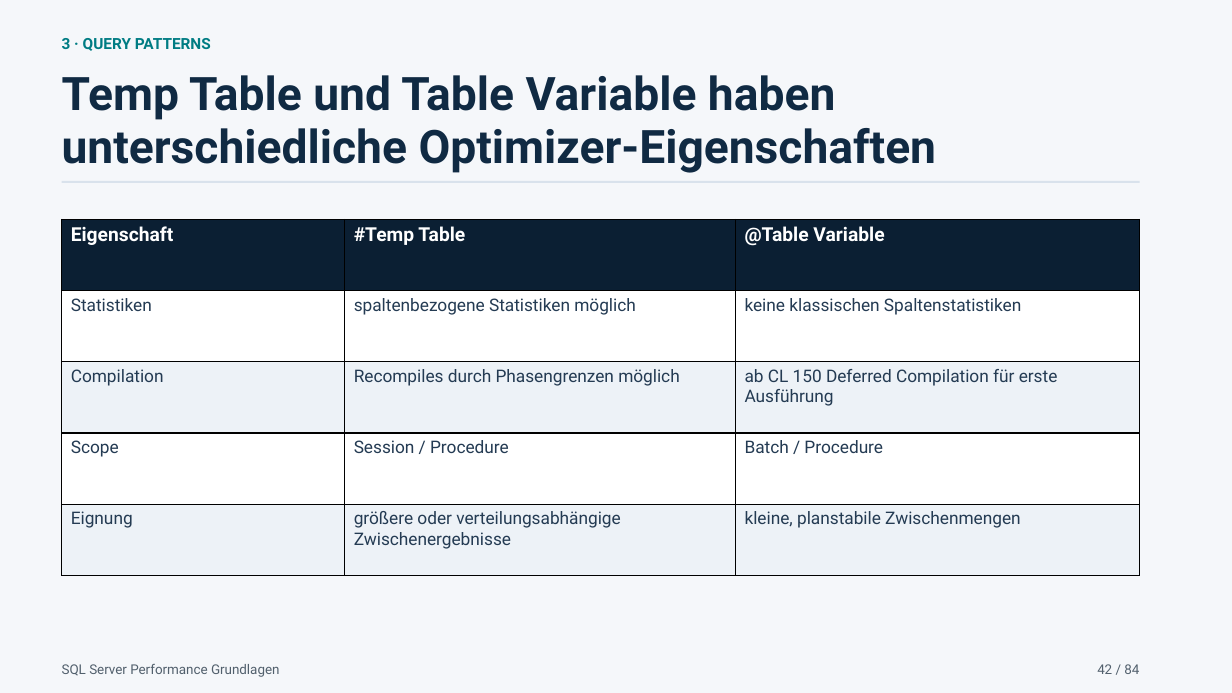
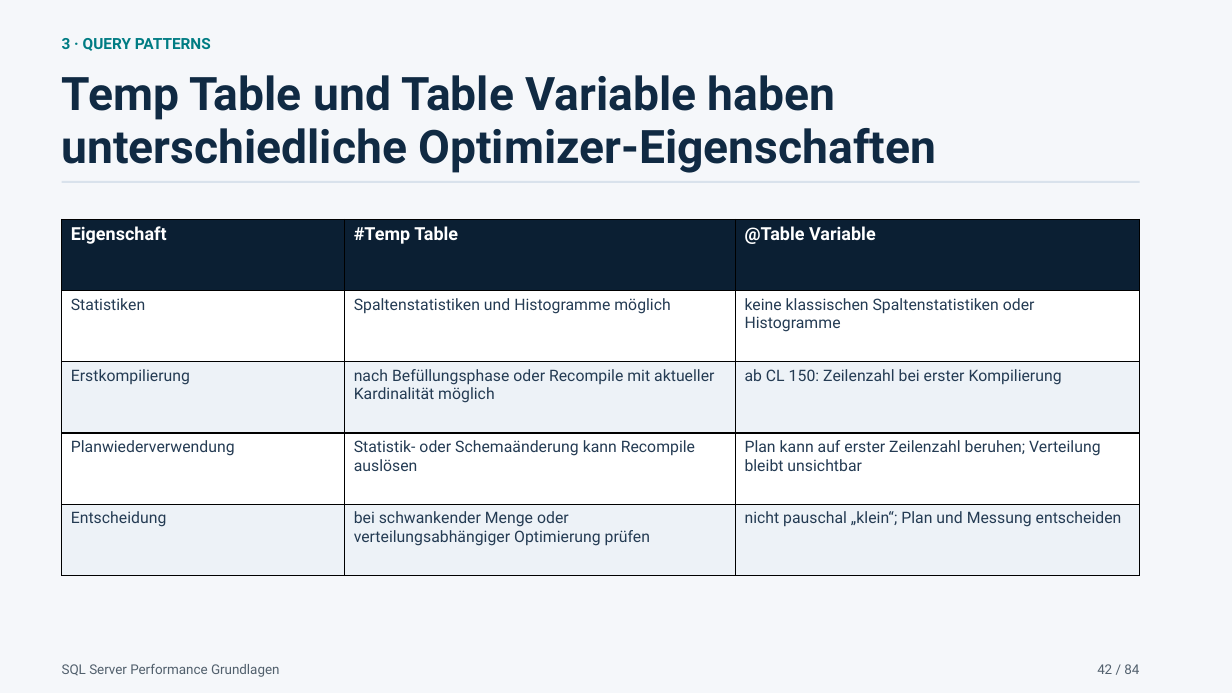
Before and after one commit to gecompat/SQL_PerformanceSchulung, a slide deck: slide 42 of Presentations/Performance_Schulung_Chat_2026-07-23_2146_SQL_Server_Performance_Grundlagen.pptx. Drawn at 1232x693 pixels with LibreOffice and Linux fonts; fonts in the diff are those of the drawing. Boxes give left, top, right and bottom in pixels: in the first picture for what was removed or moved away, otherwise in the second. Text is boxed around its words. In the diff, an @@ line names an element or a change of style, - is before the commit and + after.

```diff
--- a/Presentations/Performance_Schulung_Chat_2026-07-23_2146_SQL_Server_Performance_Grundlagen.pptx
+++ b/Presentations/Performance_Schulung_Chat_2026-07-23_2146_SQL_Server_Performance_Grundlagen.pptx
@@ table at [62, 220, 1141, 576] @@
-row 2, column 2: spaltenbezogene Statistiken möglich
+row 2, column 2: Spaltenstatistiken und Histogramme möglich
-row 2, column 3: keine klassischen Spaltenstatistiken
+row 2, column 3: keine klassischen Spaltenstatistiken oder Histogramme
-row 3: Compilation | Recompiles durch Phasengrenzen möglich | ab CL 150 Deferred Compilation für erste Ausführung
+row 3: Erstkompilierung | nach Befüllungsphase oder Recompile mit aktueller Kardinalität möglich | ab CL 150: Zeilenzahl bei erster Kompilierung
-row 4: Scope | Session / Procedure | Batch / Procedure
+row 4: Planwiederverwendung | Statistik- oder Schemaänderung kann Recompile auslösen | Plan kann auf erster Zeilenzahl beruhen; Verteilung bleibt unsichtbar
-row 5: Eignung | größere oder verteilungsabhängige Zwischenergebnisse | kleine, planstabile Zwischenmengen
+row 5: Entscheidung | bei schwankender Menge oder verteilungsabhängiger Optimierung prüfen | nicht pauschal „klein“; Plan und Messung entscheiden
@@ size 15 to 14 pt in "Eigenschaft", "#Temp Table", "@Table Variable" @@
@@ size 13.5 to 12.3 pt in "Statistiken" @@
```
Also in this commit, not shown: 3 other slides changed, 8 other files.
